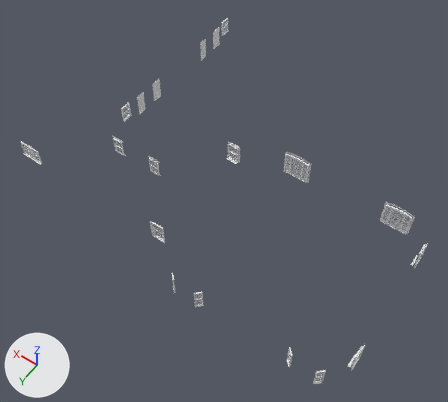
Two versions of the glTF model na-project-portal/26-Projects/RB05__WestFarm/30__TrueVision__AppContent/DesignPhase01__ConceptDesign__Scheme-02/RB05__Storey__GroundFloor__ProposedWindows__MeshModel__.glb, one commit apart.
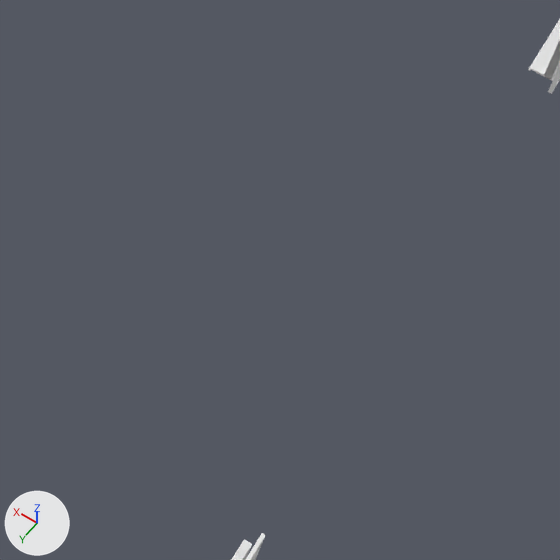
Each version is shown whole from a camera (50 mm lens) standing at (0.89, 51.95, 47.84) and looking at (23.2, 20.72, -1.23), then close up on the part from 71% to 93% of the width and 63% to 87% of the height. Arrows for +X, +Y and +Z are at lower left; the lights stay in place. The older version's two pictures come first. Vertices at exactly the same position are counted once.

In view in the first close-up: 'Window__WestFascade__GroundFloor-02_ID23333087' and 3 more.
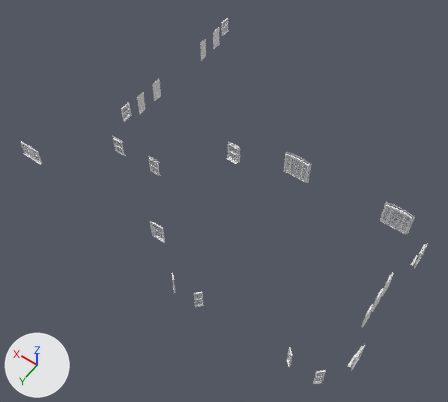
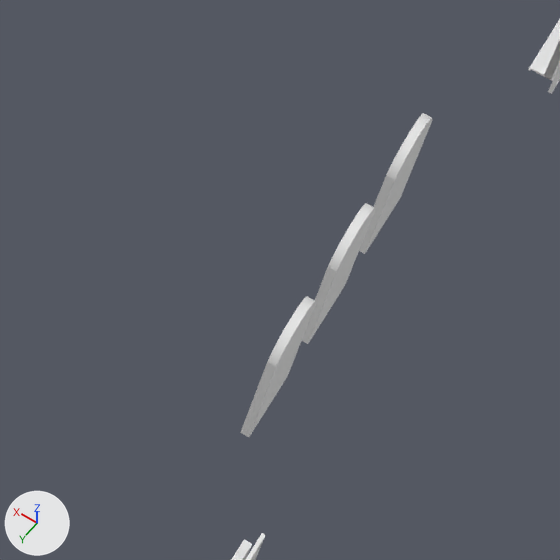
Boxes [x1, y1, x2, y2] around the edits, measured in the close-ups (560 x 560 px):
'24__ProposedBuilding__Windows::Default', reshaped (not visible before): after [240, 113, 433, 437]
part 1 of me_mesh_0_24__proposedbuilding__windows__default, added: after [359, 113, 433, 254]
part 2 of me_mesh_0_24__proposedbuilding__windows__default, added: after [302, 203, 375, 344]
part 3 of me_mesh_0_24__proposedbuilding__windows__default, added: after [240, 296, 316, 437]

Diff of the bpy script that builds the scene:
```diff
--- a/na-project-portal/26-Projects/RB05__WestFarm/30__TrueVision__AppContent/DesignPhase01__ConceptDesign__Scheme-02/RB05__Storey__GroundFloor__ProposedWindows__MeshModel__.glb.py
+++ b/na-project-portal/26-Projects/RB05__WestFarm/30__TrueVision__AppContent/DesignPhase01__ConceptDesign__Scheme-02/RB05__Storey__GroundFloor__ProposedWindows__MeshModel__.glb.py
@@ me_mesh_0_24__proposedbuilding__windows__default @@
 # used by ob_24__proposedbuilding__windows__default; location = (0.0, 0.0, 0.0)
-me_mesh_0_24__proposedbuilding__windows__default.from_pydata(...)  # 1434 vertices, 2436 faces; spans x 24.0..41.3, y 2.3..29.0, z 0.0..2.7
+me_mesh_0_24__proposedbuilding__windows__default.from_pydata(...)  # 1668 vertices, 2892 faces; spans x 5.3..41.3, y 2.3..29.0, z -0.1..2.7
+# me_mesh_0_24__proposedbuilding__windows__default part 1: a new loose piece of 78 vertices spanning x 5.3..5.4, y 20.9..22.0, z -0.1..2.6, in mat_default (white #e7e7e7)
+# me_mesh_0_24__proposedbuilding__windows__default part 2: a new loose piece of 78 vertices spanning x 5.3..5.4, y 22.7..23.9, z -0.1..2.6, in mat_default (white #e7e7e7)
+# me_mesh_0_24__proposedbuilding__windows__default part 3: a new loose piece of 78 vertices spanning x 5.3..5.4, y 24.5..25.8, z -0.1..2.6, in mat_default (white #e7e7e7)
 me_mesh_0_24__proposedbuilding__windows__default.materials.append(mat_default)
```
